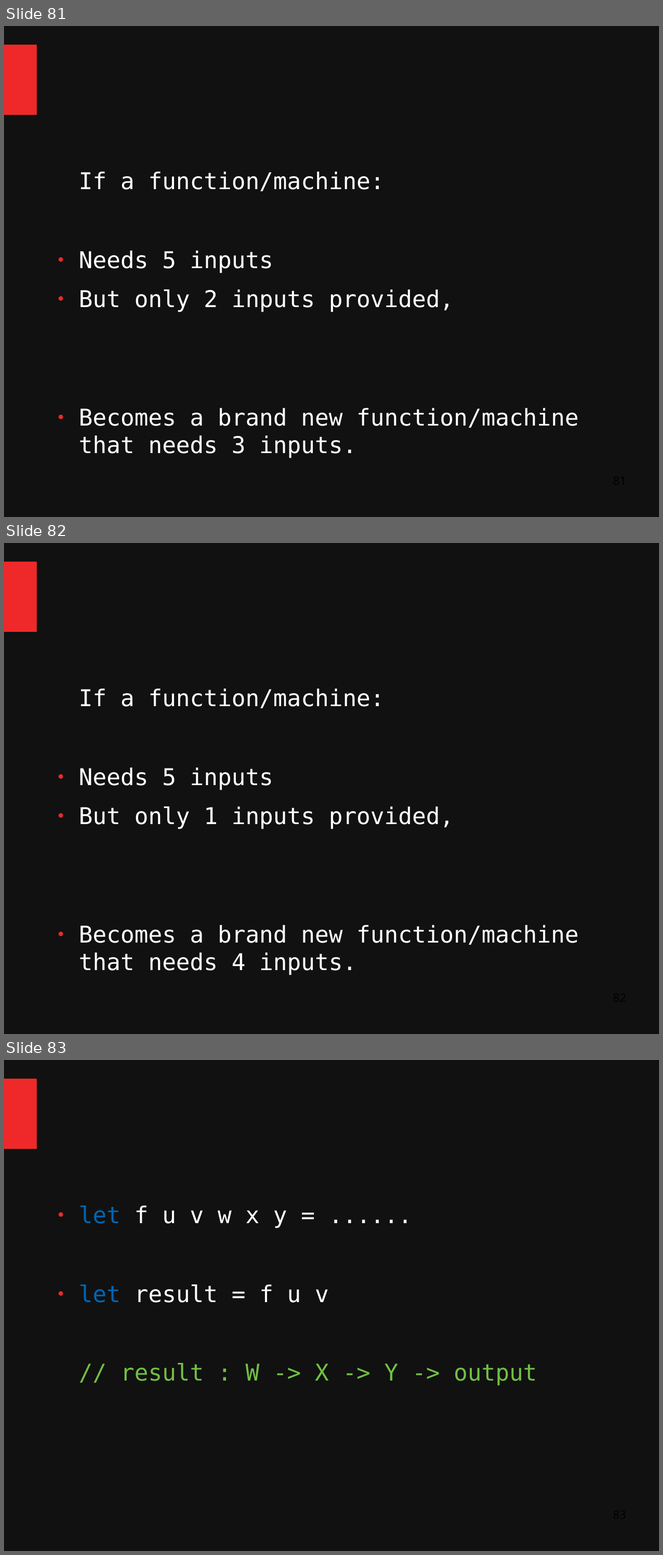
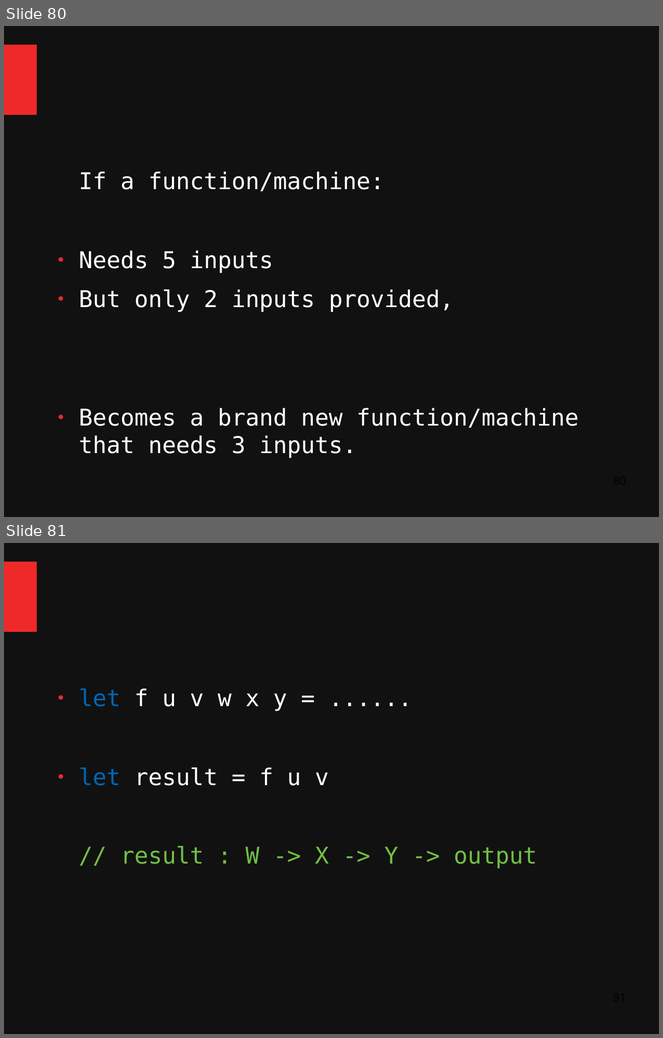
Before and after one commit to ChangHaiBin/FSharpPowerPoint, a slide deck: FSharp Talk Dark3.odp. Shown one above the other, each under a label of ours: slides 81, 82 and 83 before the commit, slides 80 and 81 after it. The pictures are 663x1555 and 663x1038 pixels, drawn with LibreOffice and Linux fonts; fonts in the diff are those of the drawing. Boxes give left, top, right and bottom in pixels: in the first picture for what was removed or moved away, otherwise in the second. Text is boxed around its words. In the diff, an @@ line names an element or a change of style, - is before the commit and + after.

```diff
--- a/FSharp Talk Dark3.odp
+++ b/FSharp Talk Dark3.odp
@@ slide 82 removed at <box>4,543,659,1034</box>, background #111111; not listed: 1 template element that a slide beside it also shows @@
@@ text removed at <box>79,689,579,976</box> @@
-If a function/machine:
-● Needs 5 inputs
-● But only 1 inputs provided,
-● Becomes a brand new function/machine that needs 4 inputs.
@@ what was slide 81 is now slide 80 @@
@@ what was slide 83 is now slide 81 @@
```
Also in this commit, not shown: 1 slide changed, 1 slide added, 1 other slide removed.
